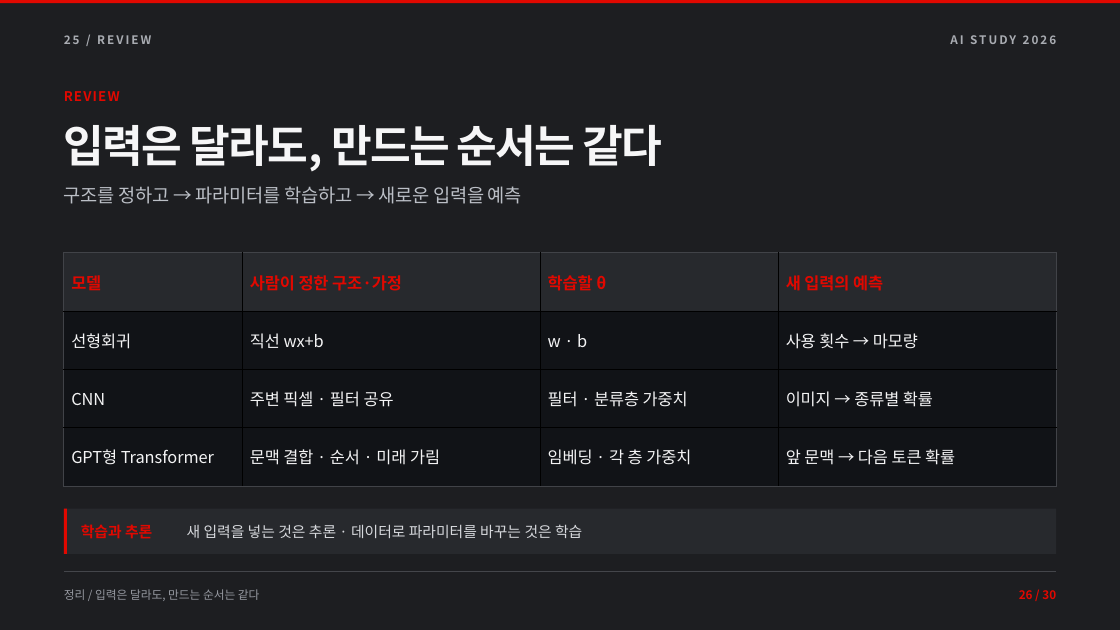
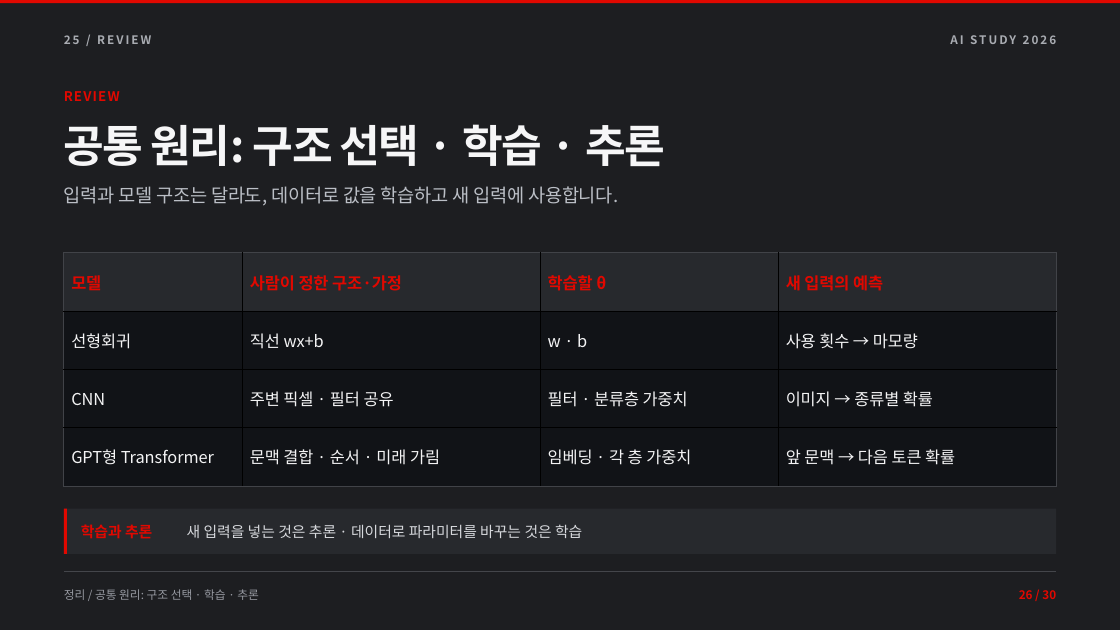
Before and after one commit to TRIPLESONG90/DAL, a slide deck: slide 26 of week2/DAL_Week2_AI_Learning.pptx. Drawn at 1120x630 pixels with LibreOffice and Linux fonts; fonts in the diff are those of the drawing. Boxes give left, top, right and bottom in pixels: in the first picture for what was removed or moved away, otherwise in the second. Text is boxed around its words. In the diff, an @@ line names an element or a change of style, - is before the commit and + after.

```diff
--- a/week2/DAL_Week2_AI_Learning.pptx
+++ b/week2/DAL_Week2_AI_Learning.pptx
@@ text at box(64, 124, 665, 166): text changed @@
-입력은 달라도, 만드는 순서는 같다
+공통 원리: 구조 선택 · 학습 · 추론
@@ text at box(64, 186, 618, 206): text changed @@
-구조를 정하고 → 파라미터를 학습하고 → 새로운 입력을 예측
+입력과 모델 구조는 달라도, 데이터로 값을 학습하고 새 입력에 사용합니다.
@@ text at box(64, 589, 259, 600): text changed @@
-정리 / 입력은 달라도, 만드는 순서는 같다
+정리 / 공통 원리: 구조 선택 · 학습 · 추론
```
Also in this commit, not shown: 27 other slides changed, 16 other files.
